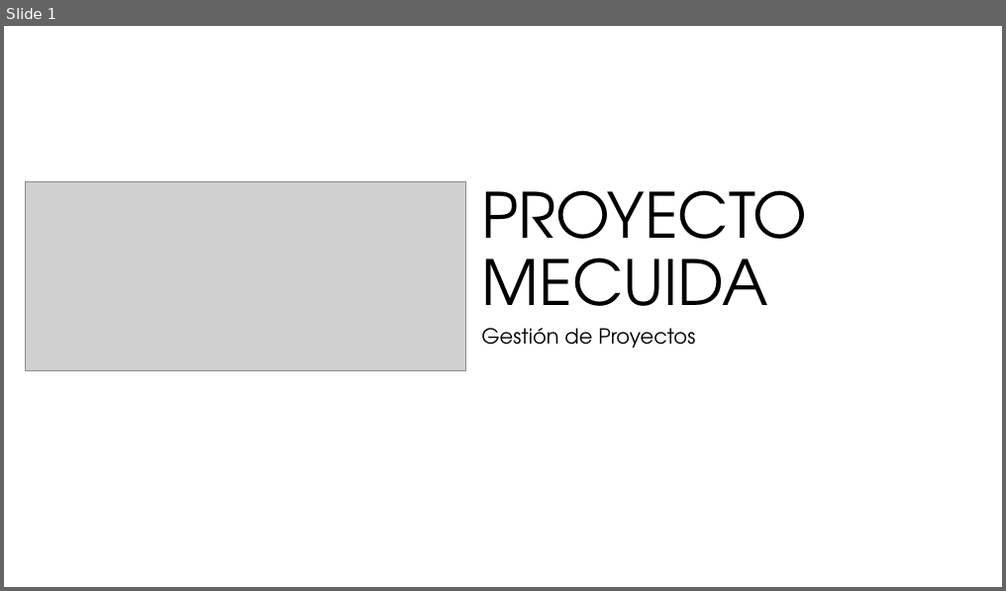
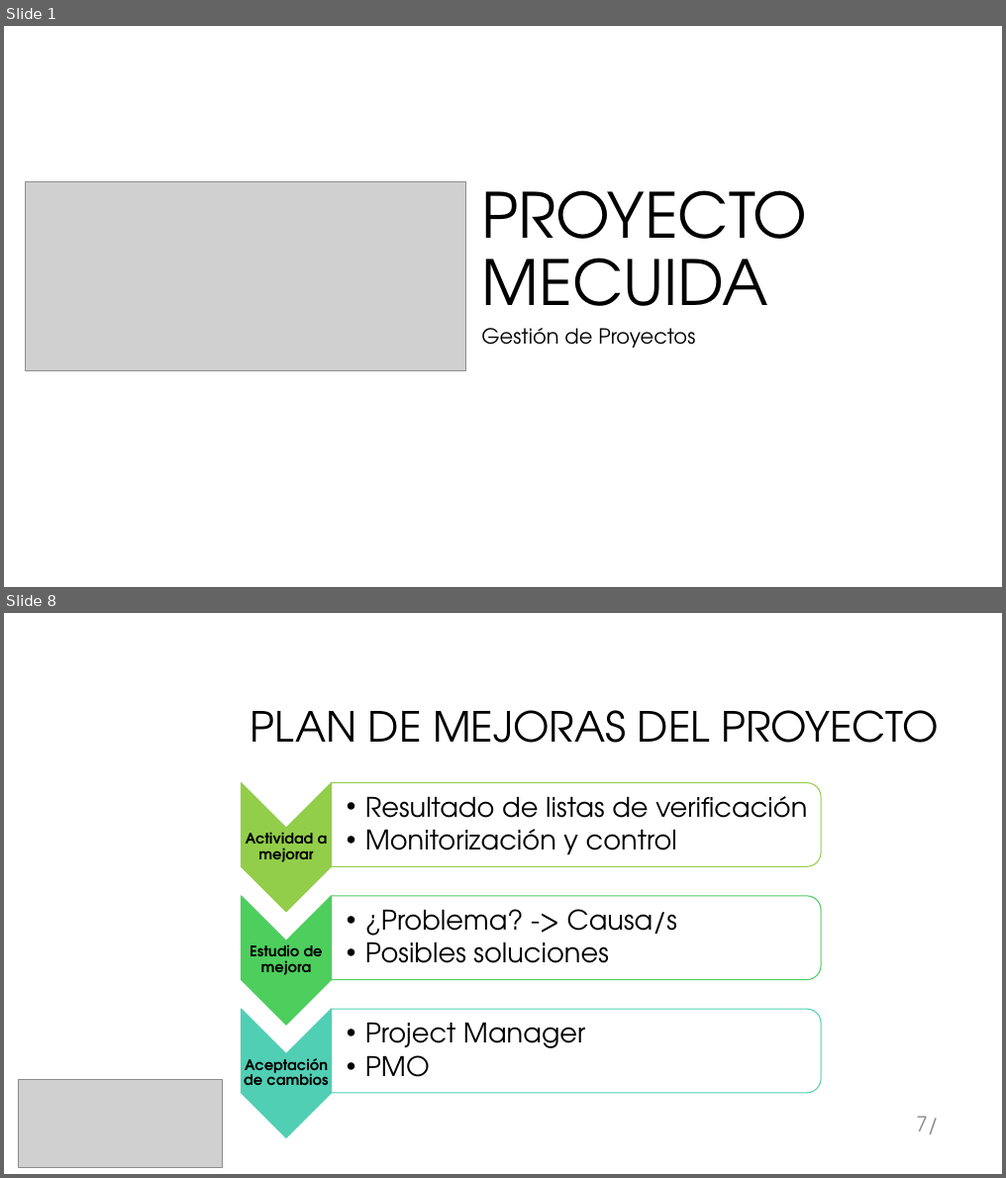
Before and after one commit to galledohm/Gestion_Proyectos, a slide deck: Documentos_generados/3. Gestion de Calidad y RRHH/Presentación3.pptx. Shown one above the other, each under a label of ours: slide 1 before the commit, slides 1 and 8 after it; the slides between them are not shown. The pictures are 1006x591 and 1006x1178 pixels, drawn with LibreOffice and Linux fonts; fonts in the diff are those of the drawing; grey boxes stand for pictures; background and template pictures are left out. Boxes give left, top, right and bottom in pixels: in the first picture for what was removed or moved away, otherwise in the second. Text is boxed around its words. In the diff, an @@ line names an element or a change of style, - is before the commit and + after.

```diff
--- a/Documentos_generados/3. Gestion de Calidad y RRHH/Presentación3.pptx
+++ b/Documentos_generados/3. Gestion de Calidad y RRHH/Presentación3.pptx
@@ slide 8 added at [4,613,1002,1174], background #FFFFFF @@
@@ title added at [251,710,939,743], 40 pt, text #000000 @@
+PLAN DE MEJORAS DEL PROYECTO
@@ group added at [241,783,821,1138]: 6 texts, 3 chevrons, 3 round same rects @@
+Actividad a mejorar
+  • Resultado de listas de verificación
+  • Monitorización y control
+Estudio de mejora
+  • ¿Problema? -> Causa/s
+  • Posibles soluciones
+Aceptación de cambios
+  • Project Manager
+  • PMO
@@ picture added at [18,1080,223,1167] @@
@@ page number added at [916,1116,938,1135], 20 pt, text #8C8C8C @@
+7/
```
Also in this commit, not shown: 9 slides changed, 1 other slide added, 24 slides removed, 1 other file.
